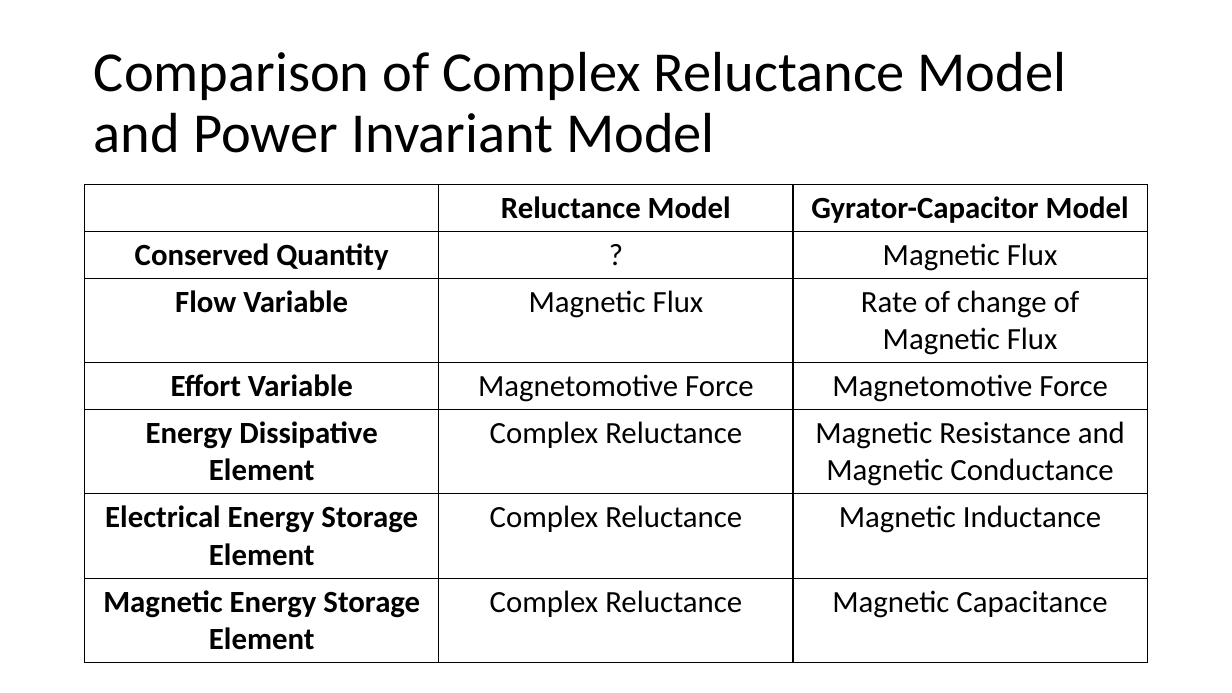
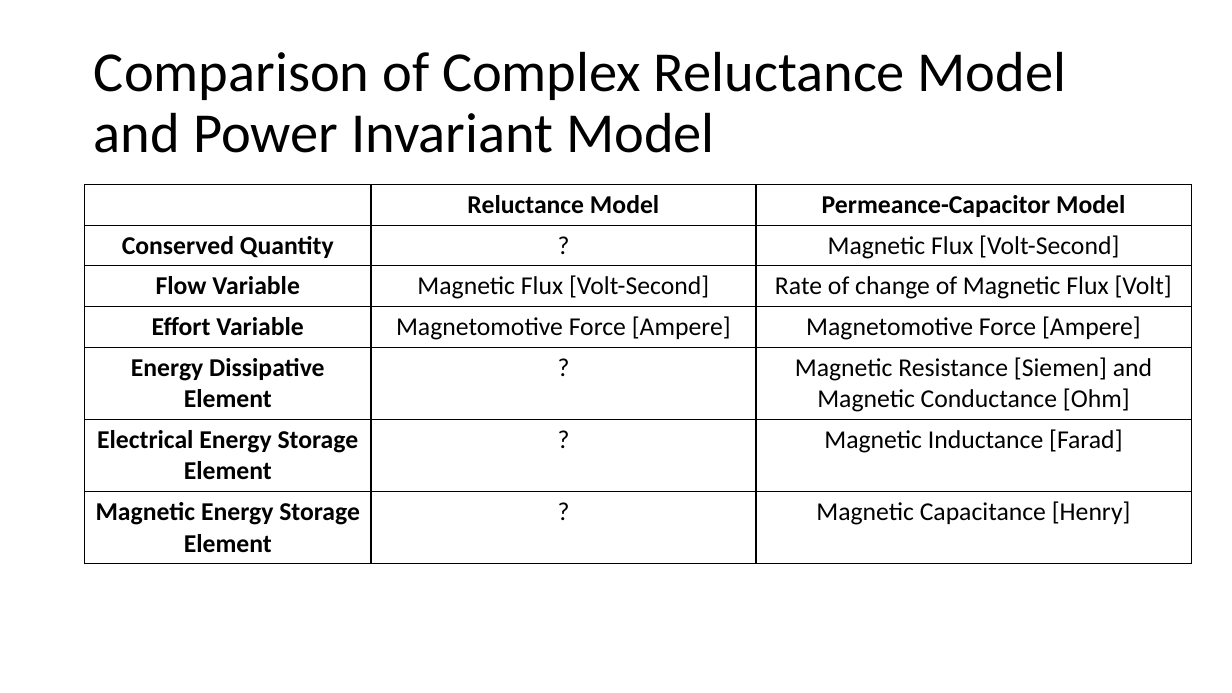
Before and after one commit to MuhammadShamaas1997/Electrical-Engineering, a slide deck: slide 13 of Thesis/Magnetic Transmission Lines/Thesis Proposal.pptx (slide 7 before the commit). Drawn at 1232x693 pixels with LibreOffice and Linux fonts; fonts in the diff are those of the drawing. Boxes give left, top, right and bottom in pixels: in the first picture for what was removed or moved away, otherwise in the second. Text is boxed around its words. In the diff, an @@ line names an element or a change of style, - is before the commit and + after.

Commit message:
V1

```diff
--- a/Thesis/Magnetic Transmission Lines/Thesis Proposal.pptx
+++ b/Thesis/Magnetic Transmission Lines/Thesis Proposal.pptx
@@ table at (85, 185, 1192, 557) @@
-row 1, column 3: Gyrator-Capacitor Model
+row 1, column 3: Permeance-Capacitor Model
-row 2, column 3: Magnetic Flux
+row 2, column 3: Magnetic Flux [Volt-Second]
-row 3, column 2: Magnetic Flux
+row 3, column 2: Magnetic Flux [Volt-Second]
-row 3, column 3: Rate of change of Magnetic Flux
+row 3, column 3: Rate of change of Magnetic Flux [Volt]
-row 4, column 2: Magnetomotive Force
+row 4, column 2: Magnetomotive Force [Ampere]
-row 4, column 3: Magnetomotive Force
+row 4, column 3: Magnetomotive Force [Ampere]
-row 5, column 2: Complex Reluctance
+row 5, column 2: ?
-row 5, column 3: Magnetic Resistance and Magnetic Conductance
+row 5, column 3: Magnetic Resistance [Siemen] and Magnetic Conductance [Ohm]
-row 6, column 2: Complex Reluctance
+row 6, column 2: ?
-row 6, column 3: Magnetic Inductance
+row 6, column 3: Magnetic Inductance [Farad]
-row 7, column 2: Complex Reluctance
+row 7, column 2: ?
-row 7, column 3: Magnetic Capacitance
+row 7, column 3: Magnetic Capacitance [Henry]
@@ size 24 to 20 pt in "Reluctance Model", "Conserved Quantity", "?", "Flow Variable" and 4 more places @@
@@ table: place and size @@
-table at (85, 185, 1147, 656)
+table at (85, 185, 1192, 557)
```
Also in this commit, not shown: 8 other slides changed, 13 slides added, 1 slide removed.
